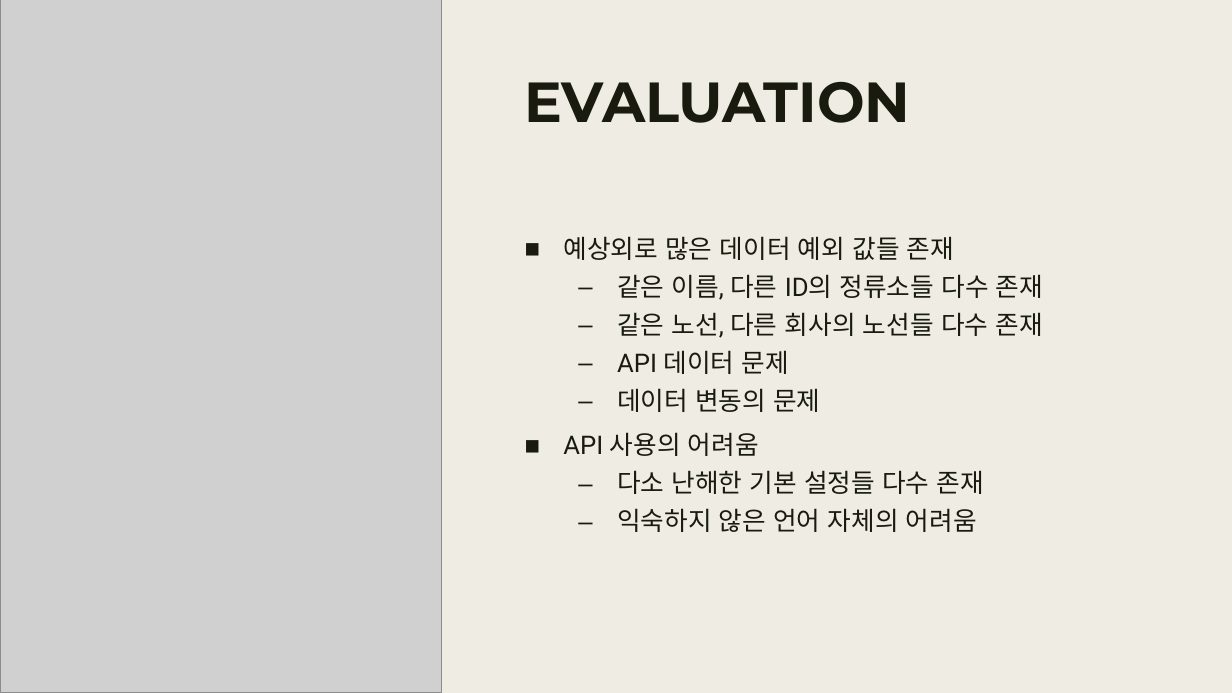
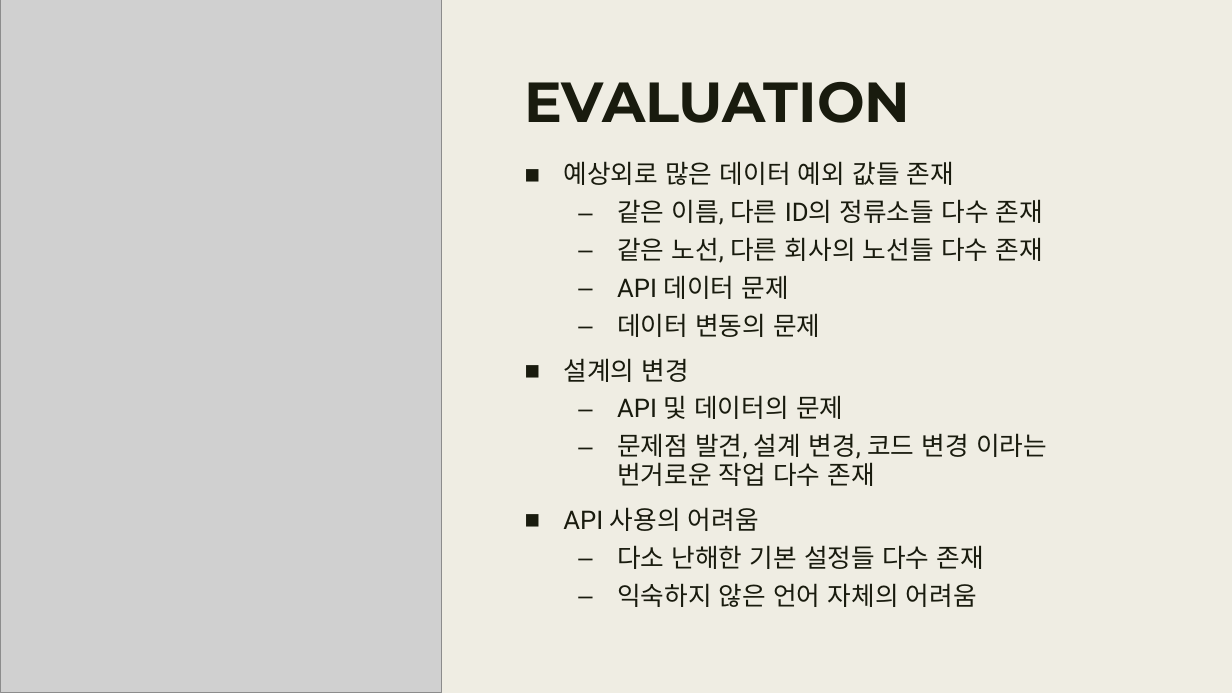
Before and after one commit to comnamu18/SeoulBus, a slide deck: slide 9 of 발표자료/7주차/자구설_7주차_V0.7.pptx. Drawn at 1232x693 pixels with LibreOffice and Linux fonts; fonts in the diff are those of the drawing; grey boxes stand for pictures. Boxes give left, top, right and bottom in pixels: in the first picture for what was removed or moved away, otherwise in the second. Text is boxed around its words. In the diff, an @@ line names an element or a change of style, - is before the commit and + after.

```diff
--- a/발표자료/7주차/자구설_7주차_V0.7.pptx
+++ b/발표자료/7주차/자구설_7주차_V0.7.pptx
@@ text "예상외로 많은 데이터 예외 값들 ...": place and size @@
-text "예상외로 많은 데이터 예외 값들 ..." at bbox=[563, 236, 1043, 532]
+text "예상외로 많은 데이터 예외 값들 ..." at bbox=[563, 161, 1047, 607]
@@ text at bbox=[563, 358, 1047, 486]: paragraphs added @@
+■ 설계의 변경
+  – API 및 데이터의 문제
+  – 문제점 발견, 설계 변경, 코드 변경 이라는 번거로운 작업 다수 존재
```
Also in this commit, not shown: 3 other slides changed, 2 other files.
